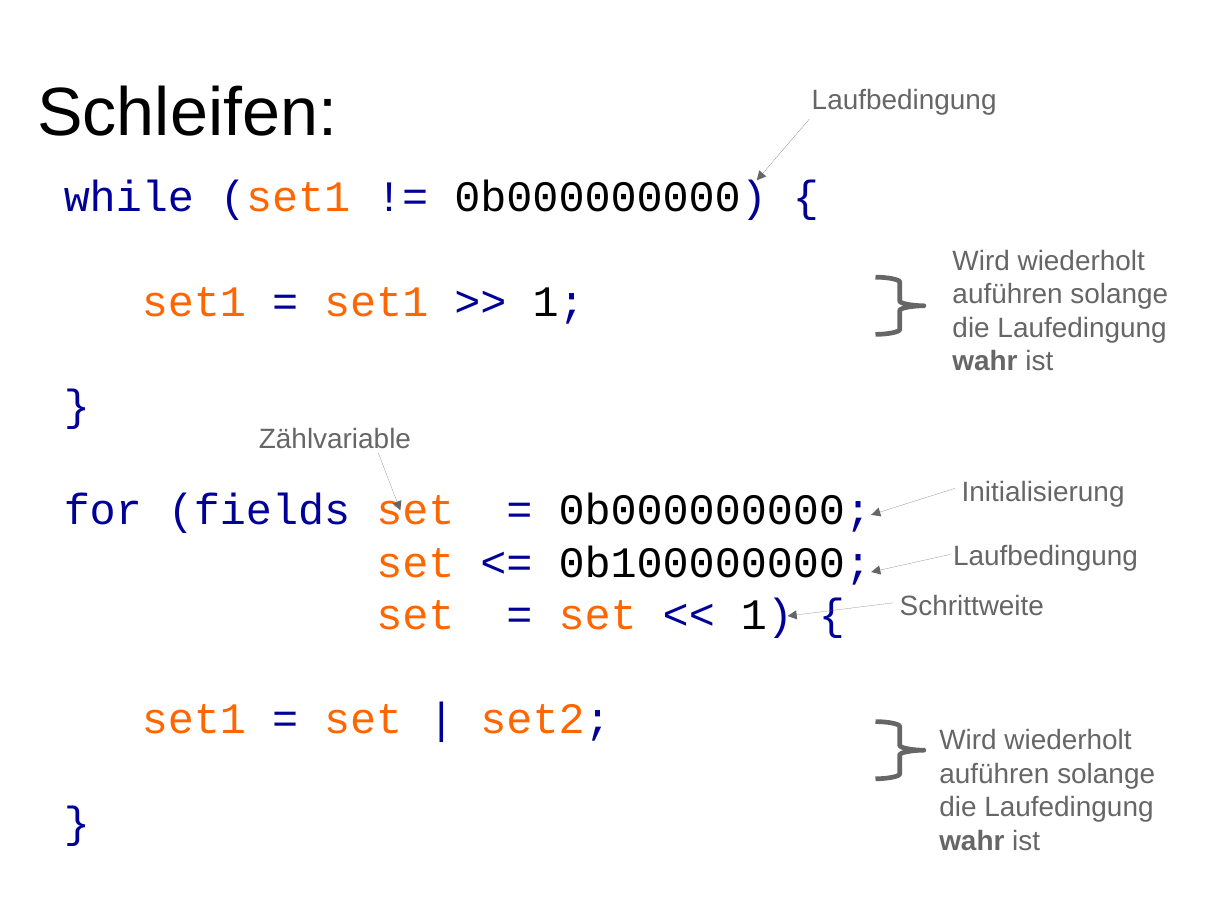
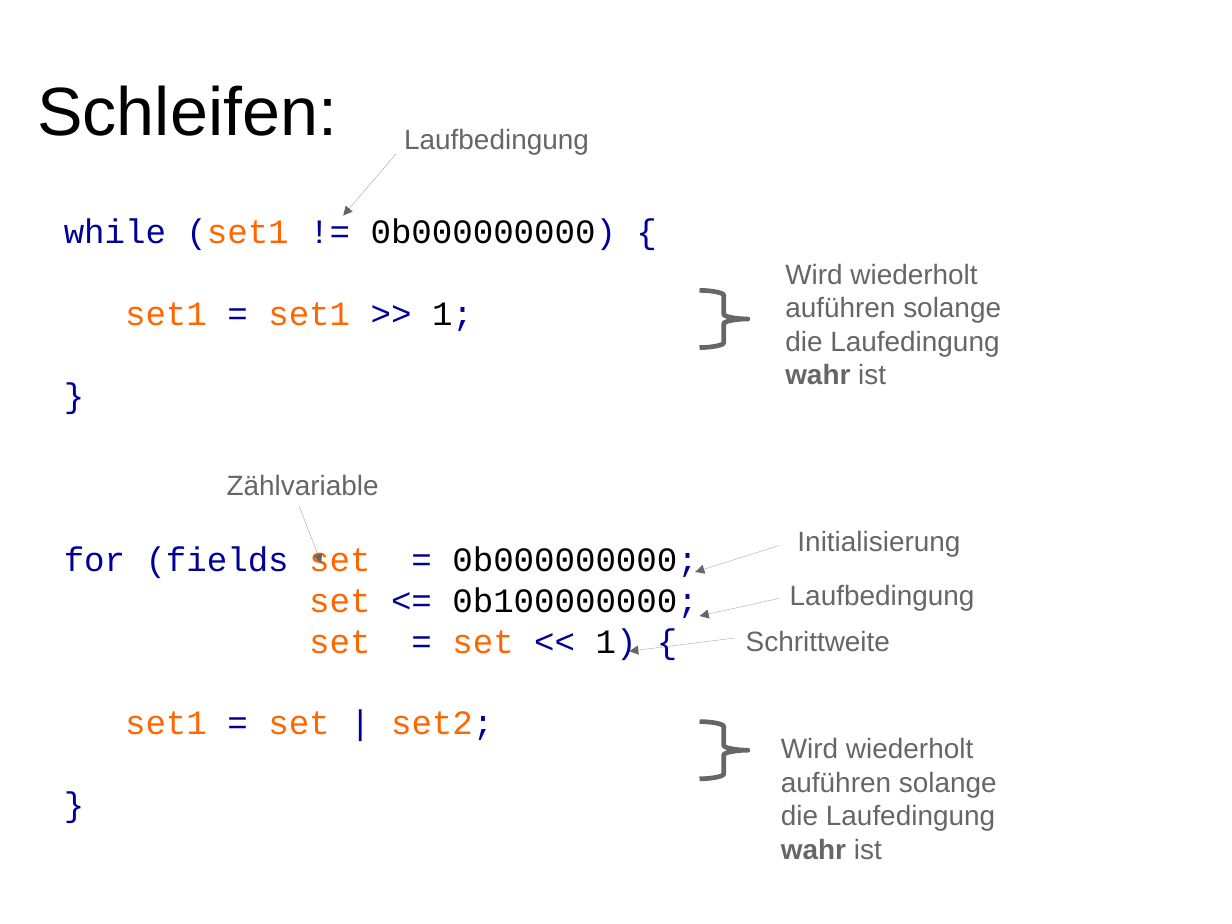
Before and after one commit to hotwolf/TicTacToe, a slide deck: slide 15 of Workshop/Software.odp (slide 10 before the commit). Drawn at 1232x924 pixels with LibreOffice and Linux fonts; fonts in the diff are those of the drawing. Boxes give left, top, right and bottom in pixels: in the first picture for what was removed or moved away, otherwise in the second. Text is boxed around its words. In the diff, an @@ line names an element or a change of style, - is before the commit and + after.

```diff
--- a/Workshop/Software.odp
+++ b/Workshop/Software.odp
@@ text "Laufbedingung": place and size @@
-text "Laufbedingung" at [812,89,997,114]
+text "Laufbedingung" at [404,129,589,154]
@@ text "while (set1 != 0b000000000) {" at [64,218,697,740]: size 28 to 22 pt @@
@@ arrow moved from (809, 119) - (757, 180) to (396, 154) - (343, 216) @@
@@ text "Wird wiederholt auführen solange": place and size @@
-text "Wird wiederholt auführen solange" at [952,250,1168,371]
+text "Wird wiederholt auführen solange" at [785,264,1001,385]
@@ freeform shape: place and size @@
-freeform shape at [875,277,923,334]
+freeform shape at [700,291,748,348]
@@ text "Zählvariable": place and size @@
-text "Zählvariable" at [259,428,411,448]
+text "Zählvariable" at [227,475,379,495]
@@ arrow moved from (379, 454) - (400, 511) to (300, 506) - (321, 563) @@
@@ arrow removed from (955, 489) to (872, 515) @@
@@ text "Initialisierung": place and size @@
-text "Initialisierung" at [962,481,1125,506]
+text "Initialisierung" at [797,531,960,556]
@@ arrow moved from (950, 555) - (872, 572) to (779, 546) - (695, 572) @@
@@ arrow moved from (893, 603) - (788, 616) to (779, 598) - (700, 616) @@
@@ text "Laufbedingung": place and size @@
-text "Laufbedingung" at [953,545,1138,571]
+text "Laufbedingung" at [790,585,975,610]
@@ text "Schrittweite": place and size @@
-text "Schrittweite" at [900,595,1044,616]
+text "Schrittweite" at [746,631,890,652]
@@ arrow added from (735, 638) to (629, 652), #666666 0 pt @@
@@ freeform shape: place and size @@
-freeform shape at [875,722,923,779]
+freeform shape at [700,722,748,779]
@@ text "Wird wiederholt auführen solange": place and size @@
-text "Wird wiederholt auführen solange" at [939,729,1155,851]
+text "Wird wiederholt auführen solange" at [781,738,997,860]
```
Also in this commit, not shown: 4 other slides changed, 12 slides added, 1 slide removed, 23 other files.
